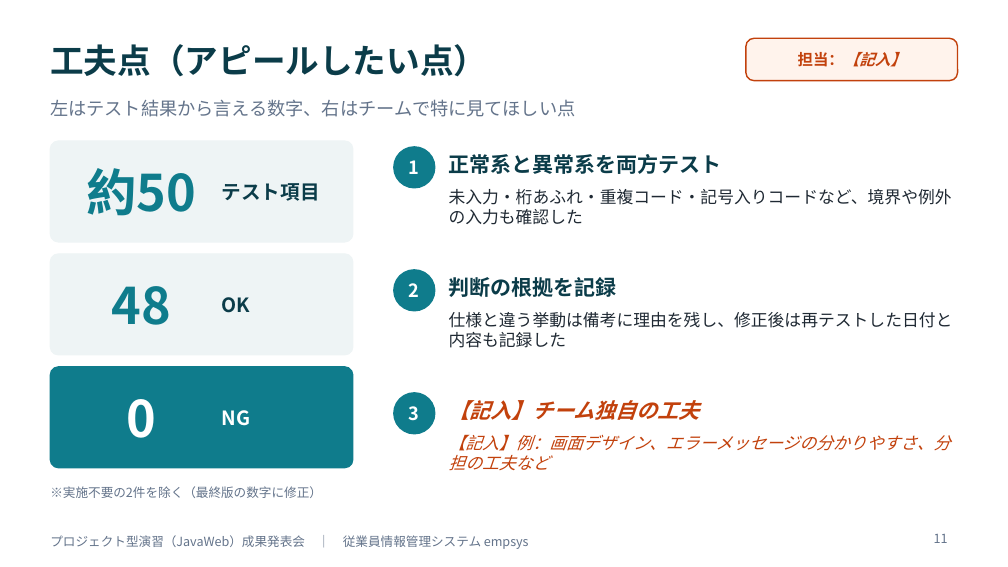
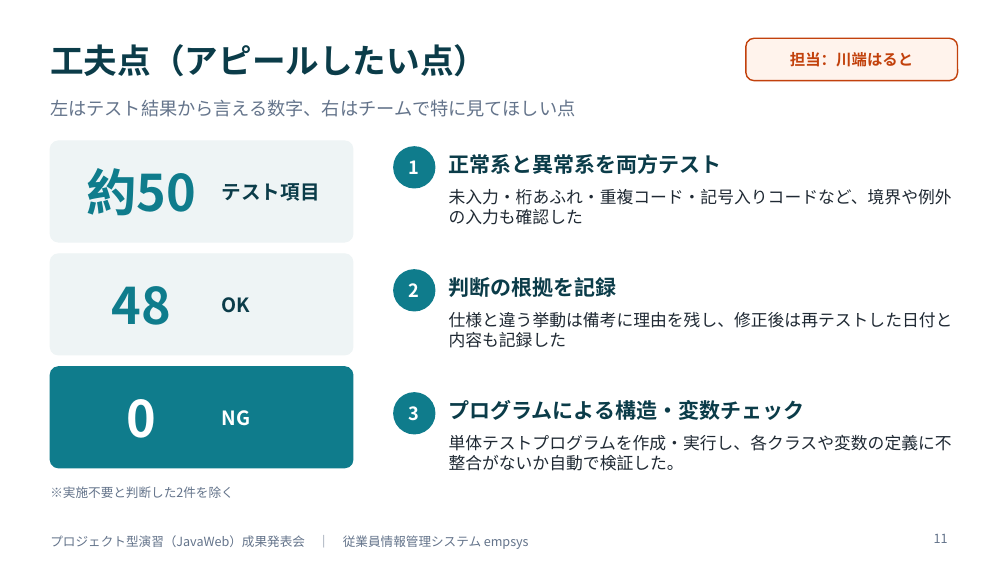
Before and after one commit to amasato1221/web_-application, a slide deck: slide 11 of 成果発表会資料_テンプレート.pptx. Drawn at 1008x567 pixels with LibreOffice and Linux fonts; fonts in the diff are those of the drawing. Boxes give left, top, right and bottom in pixels: in the first picture for what was removed or moved away, otherwise in the second. Text is boxed around its words. In the diff, an @@ line names an element or a change of style, - is before the commit and + after.

```diff
--- a/成果発表会資料_テンプレート.pptx
+++ b/成果発表会資料_テンプレート.pptx
@@ text in rounded rectangle at bbox=[790, 52, 913, 67]: text changed; italic off @@
-担当：【記入】
+担当：川端はると
@@ text at bbox=[449, 400, 805, 420]: text changed; text colour #C2410C to #0B3C49; italic off @@
-【記入】チーム独自の工夫
+プログラムによる構造・変数チェック
@@ text at bbox=[449, 435, 952, 471]: text changed; text colour #C2410C to #1F2933; italic off @@
-【記入】例：画面デザイン、エラーメッセージの分かりやすさ、分担の工夫など
+単体テストプログラムを作成・実行し、各クラスや変数の定義に不整合がないか自動で検証した。
@@ text at bbox=[50, 486, 233, 498]: text changed @@
-※実施不要の2件を除く（最終版の数字に修正）
+※実施不要と判断した2件を除く
```
Also in this commit, not shown: 13 other slides changed, 4 other files.
